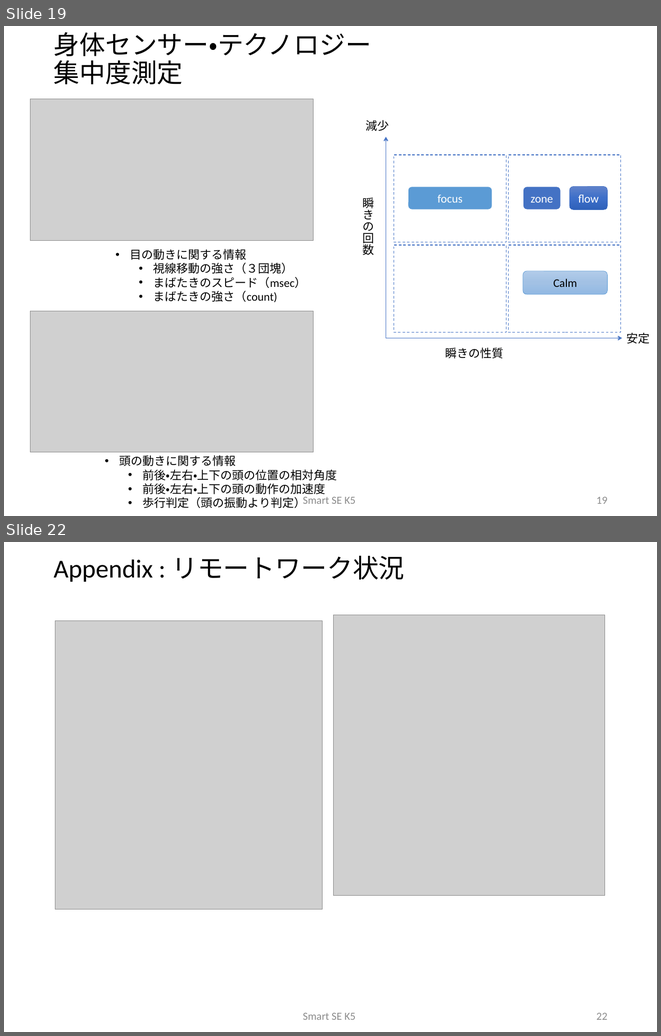
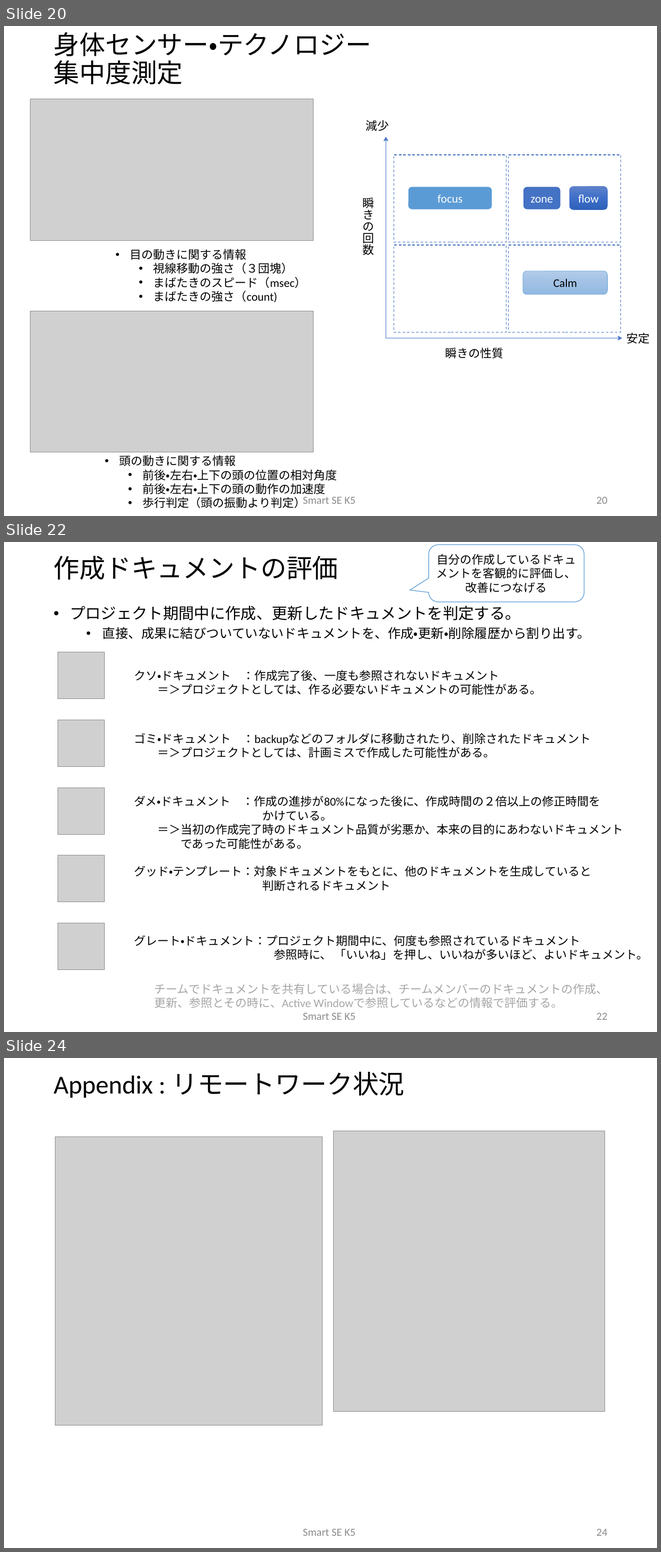
Before and after one commit to sakai-memoru/smartse19, a slide deck: _project_docs/SSE19_CD_PROP.pptx. Shown one above the other, each under a label of ours: slides 19 and 22 before the commit, slides 20, 22 and 24 after it; the slides between them are not shown. The pictures are 661x1036 and 661x1552 pixels, drawn with LibreOffice and Linux fonts; fonts in the diff are those of the drawing; grey boxes stand for pictures; background and template pictures are left out. Boxes give left, top, right and bottom in pixels: in the first picture for what was removed or moved away, otherwise in the second. Text is boxed around its words. In the diff, an @@ line names an element or a change of style, - is before the commit and + after.

```diff
--- a/_project_docs/SSE19_CD_PROP.pptx
+++ b/_project_docs/SSE19_CD_PROP.pptx
@@ slide 22 added at (4,542,657,1032), background #FFFFFF @@
@@ title added at (54,556,338,580), 40 pt, text #000000 @@
+作成ドキュメントの評価
@@ rounded speech box added at (429,545,584,602), fill #FFFFFF, outline #5B9BD5 1 pt, 18 pt, text #000000 @@
+自分の作成しているドキュメントを客観的に評価し、改善につなげる
@@ text added at (70,606,590,639), 20 pt, text #000000 @@
+• プロジェクト期間中に作成、更新したドキュメントを判定する。
+  • 直接、成果に結びついていないドキュメントを、作成・更新・削除履歴から割り出す。
@@ picture added at (58,652,104,699) @@
@@ text added at (134,670,541,695), 18 pt, text #000000 @@
+クソ・ドキュメント ：作成完了後、一度も参照されないドキュメント
+＝＞プロジェクトとしては、作る必要ないドキュメントの可能性がある。
@@ picture added at (58,720,104,766) @@
@@ text added at (134,733,591,758), 18 pt, text #000000 @@
+ゴミ・ドキュメント ：backupなどのフォルダに移動されたり、削除されたドキュメント
+＝＞プロジェクトとしては、計画ミスで作成した可能性がある。
@@ picture added at (58,787,104,834) @@
@@ text added at (134,795,624,849), 18 pt, text #000000 @@
+ダメ・ドキュメント ：作成の進捗が80%になった後に、作成時間の２倍以上の修正時間を
+かけている。
+＝＞当初の作成完了時のドキュメント品質が劣悪か、本来の目的にあわないドキュメント
+であった可能性がある。
@@ picture added at (58,855,104,901) @@
@@ text added at (134,865,591,891), 18 pt, text #000000 @@
+グッド・テンプレート：対象ドキュメントをもとに、他のドキュメントを生成していると
+判断されるドキュメント
@@ picture added at (58,923,104,969) @@
@@ text added at (134,935,648,960), 18 pt, text #000000 @@
+グレート・ドキュメント：プロジェクト期間中に、何度も参照されているドキュメント
+参照時に、 「いいね」を押し、いいねが多いほど、よいドキュメント。
@@ text added at (155,983,608,1008), 18 pt, text #A6A6A6 @@
+チームでドキュメントを共有している場合は、チームメンバーのドキュメントの作成、
+更新、参照とその時に、Active Windowで参照しているなどの情報で評価する。
@@ text added at (303,1013,355,1020), 16.8 pt, text #8C8C8C @@
+Smart SE K5
@@ page number added at (597,1013,608,1020), 16.8 pt, text #8C8C8C @@
+22
@@ what was slide 19 is now slide 20 @@
@@ page number at (597,497,608,504): text changed @@
-19
+20
@@ what was slide 22 is now slide 24 @@
@@ page number at (597,1529,608,1536): text changed @@
-22
+24
```
Also in this commit, not shown: 11 slides changed, 1 other slide added, 8 other files.
